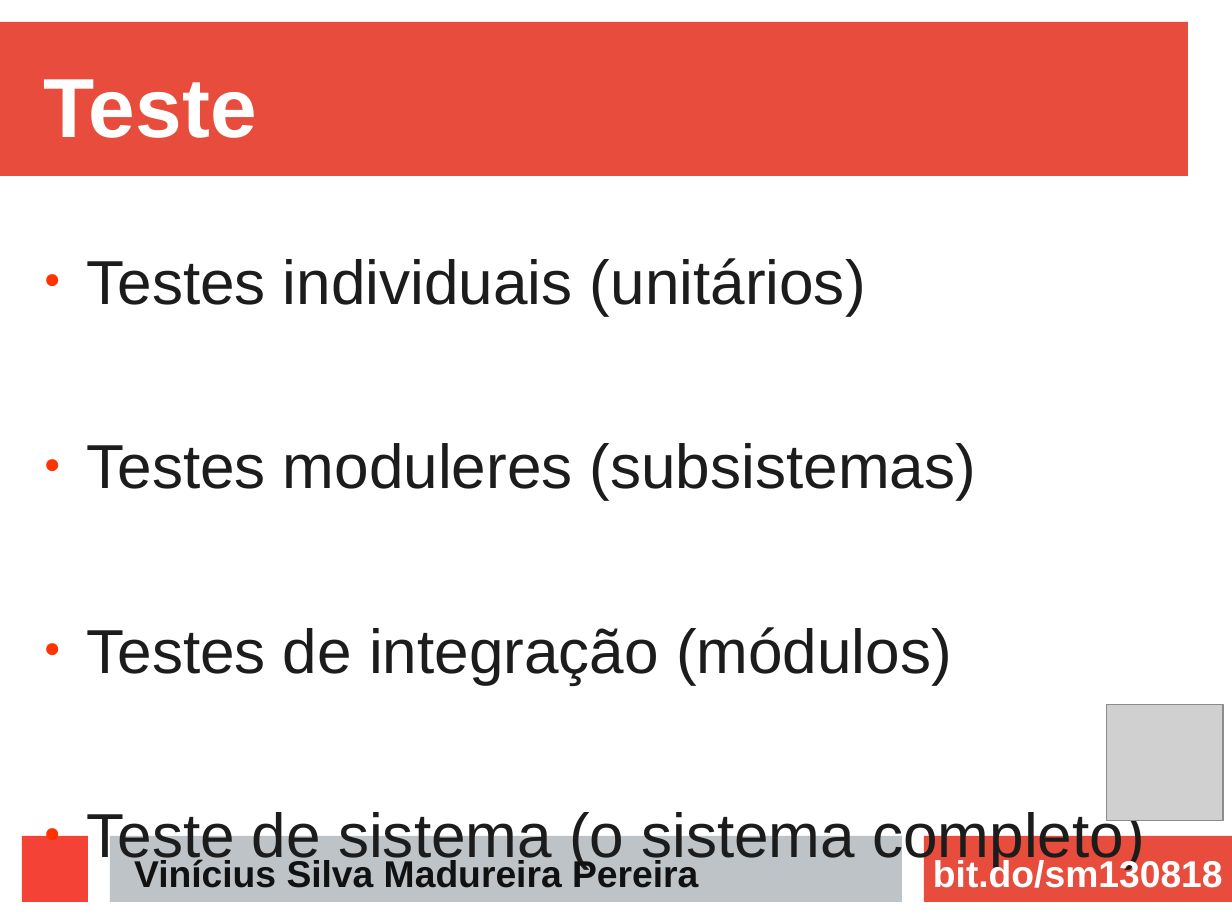
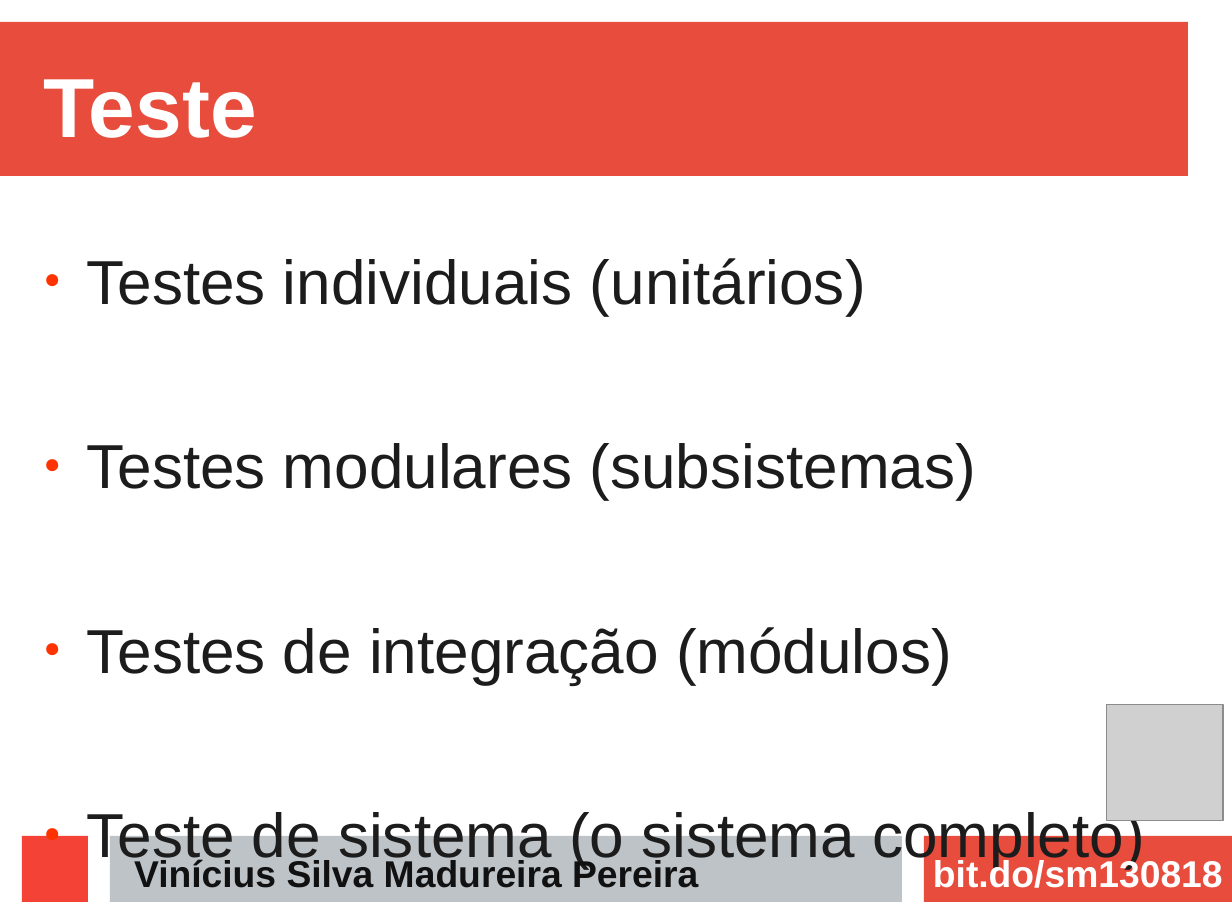
Before and after one commit to ViniciusMadureira/etec, a slide deck: slide 9 of sm/130818/apresentacao.odp. Drawn at 1232x924 pixels with LibreOffice and Linux fonts; fonts in the diff are those of the drawing; grey boxes stand for pictures. Boxes give left, top, right and bottom in pixels: in the first picture for what was removed or moved away, otherwise in the second. Text is boxed around its words. In the diff, an @@ line names an element or a change of style, - is before the commit and + after.

```diff
--- a/sm/130818/apresentacao.odp
+++ b/sm/130818/apresentacao.odp
@@ text at [86, 443, 976, 499]: text changed @@
-● Testes moduleres (subsistemas)
+● Testes modulares (subsistemas)
```
Also in this commit, not shown: 1 other file.
